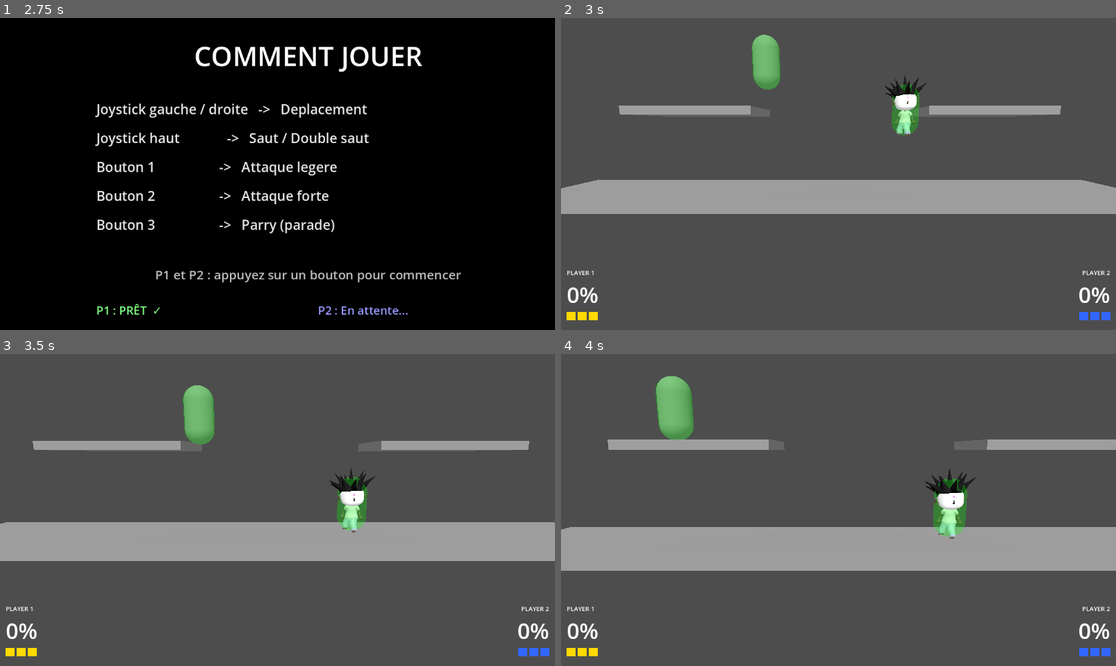
Above: before the commit, frames 1-4 (two rows, left to right).
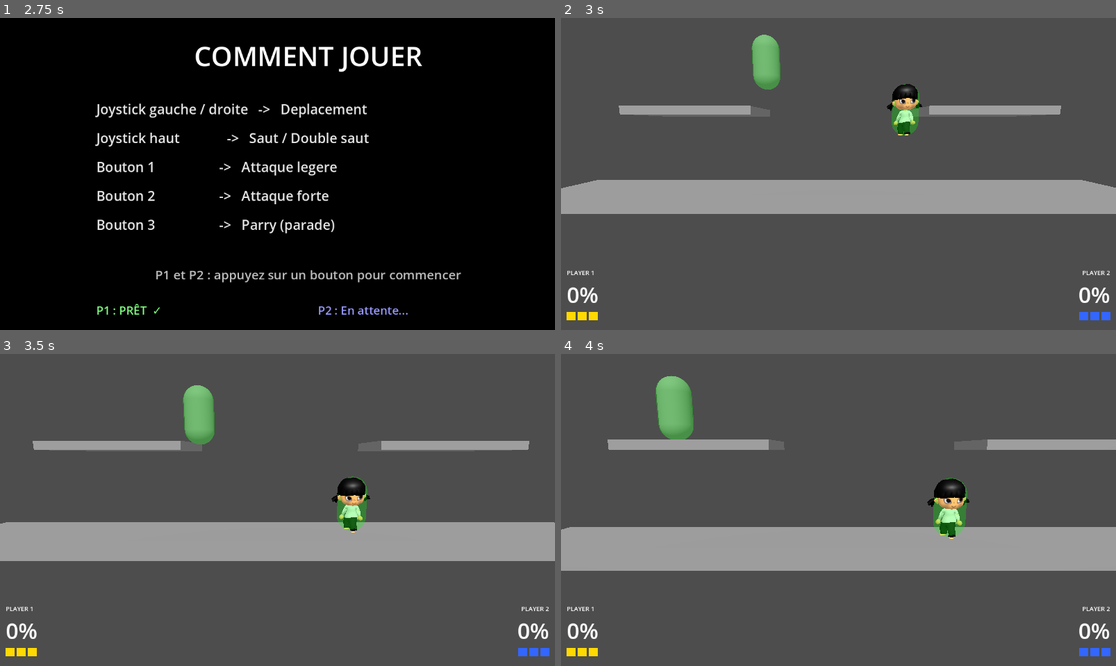
Above: after the commit, the same moments.

Repository: jesuisviko/SmashArcade
Game: Godot game, scene res://scenes/ui/how_to_play.tscn
The game is run twice, just before and just after one commit, with the same random seed, the same clock (stepped at 60 frames per second) and the same inputs. This scene is started directly instead of the project's main scene.
Inputs:
- Up to frame 1 (2.75 s): tap Enter at 0.5, 2 s; hold D (p1_right) 0.53-1.28 s; tap E (p1_attack_light) at 0.6 s; tap Space (p1_parry) at 1.25, 2.1 s; hold S (p1_down) 1.28-2.03 s; tap R (p1_attack_strong) at 1.35 s; hold D (p1_right) from 2.03 s (still down)
- Up to frame 2 (3 s): tap Space (p1_parry) at 2.75 s; release D (p1_right) at 2.78 s; hold W (p1_up) from 2.78 s (still down); tap Keypad 1 (p2_attack_light) at 2.85 s
- Up to frame 3 (3.5 s): keep holding W (p1_up)
- Up to frame 4 (4 s): release W (p1_up) at 3.53 s; hold A (p1_left) from 3.53 s (still down); tap Keypad 2 (p2_attack_strong) at 3.6 s

Frame 1 is identical in both runs. In frame 2, 0.5% of the frame differs, in the area x 58-66%, y 18-38%; in frame 3, 0.6%; in frame 4, 0.7%, in the area x 65-75%, y 36-60%.

Commit message:
update : changement de modèle
retrait du modèle de lil uzi vert pour la chinoise

Diff:
--- a/scenes/characters/char_01.tscn
+++ b/scenes/characters/char_01.tscn
@@ -2,7 +2,7 @@
 
 [ext_resource type="PackedScene" uid="uid://cgvtoqoyovu4y" path="res://scenes/characters/base_character.tscn" id="1_base"]
 [ext_resource type="Script" uid="uid://kn280tmymfqr" path="res://scripts/characters/char_01.gd" id="2_script"]
-[ext_resource type="PackedScene" uid="uid://cbg1f6xn6dwg7" path="res://assets/models/characters/char_01_idle_test.glb" id="3_model"]
+[ext_resource type="PackedScene" uid="uid://dwmrxlqxgt6c" path="res://assets/models/characters/char_01.glb" id="3_model"]
 
 [node name="Char01" instance=ExtResource("1_base")]
 script = ExtResource("2_script")
@@ -13,4 +13,4 @@
 [node name="Model" type="Node3D" parent="." index="4"]
 transform = Transform3D(0.7, 0, 0, 0, 0.7, 0, 0, 0, 0.7, 0, 0, 0)
 
-[node name="char_01_idle_test" parent="Model" index="0" instance=ExtResource("3_model")]
+[node name="char_01" parent="Model" index="0" instance=ExtResource("3_model")]
--- a/scripts/characters/char_01.gd
+++ b/scripts/characters/char_01.gd
@@ -6,7 +6,7 @@
 	weight_multiplier = 1.0
 	char_speed        = 6.5
 	player_id         = 1
-	var anim_player = $Model/char_01_idle_test/AnimationPlayer
-	anim_player.call_deferred("play", "!Main|mixamo_com|Layer0")
-	anim_player.get_animation("!Main|mixamo_com|Layer0").loop_mode = Animation.LOOP_LINEAR
+	var anim_player = $Model/char_01/AnimationPlayer
+	anim_player.call_deferred("play", "mixamo_com")
+	anim_player.get_animation("mixamo_com").loop_mode = Animation.LOOP_LINEAR
 	super._ready()
Binary file changed: assets/models/characters/char_01.glb
Not shown, changed: assets/models/characters/char_01.glb.import
Binary file added: assets/models/characters/char_01_FaceCrowd5.png
Not shown, added: assets/models/characters/char_01_FaceCrowd5.png.import
Binary file added: assets/models/characters/char_01_idle_FaceCrowd5.png
Not shown, added: assets/models/characters/char_01_idle_FaceCrowd5.png.import
